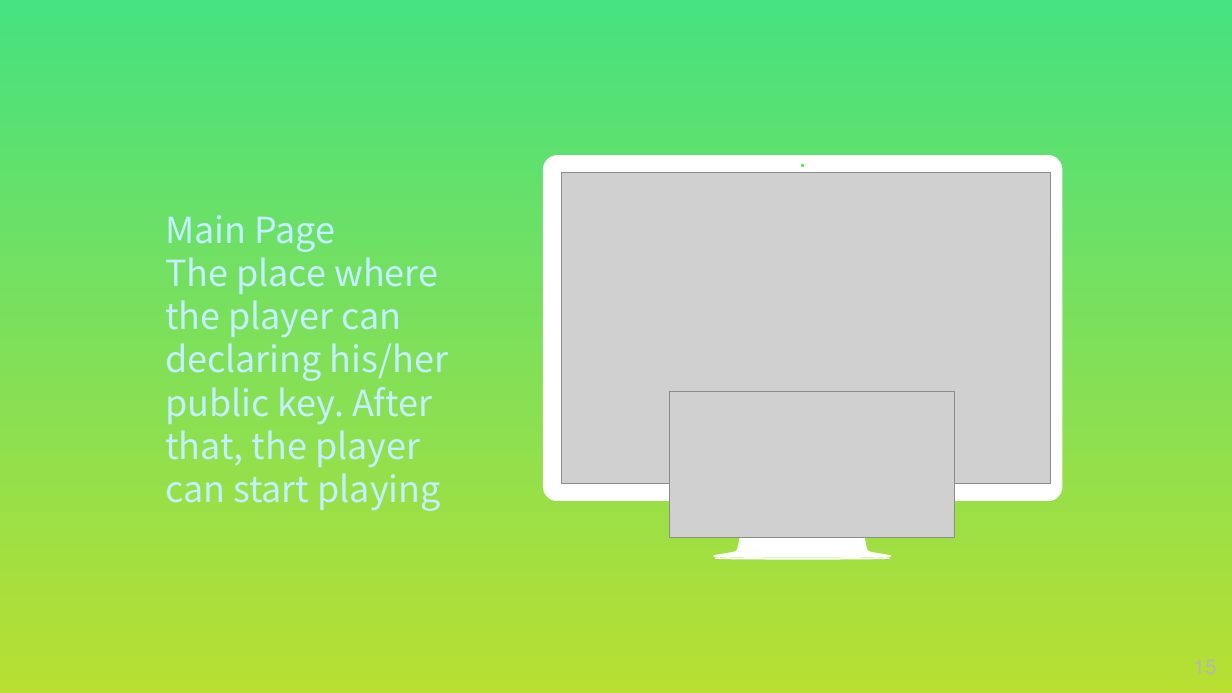
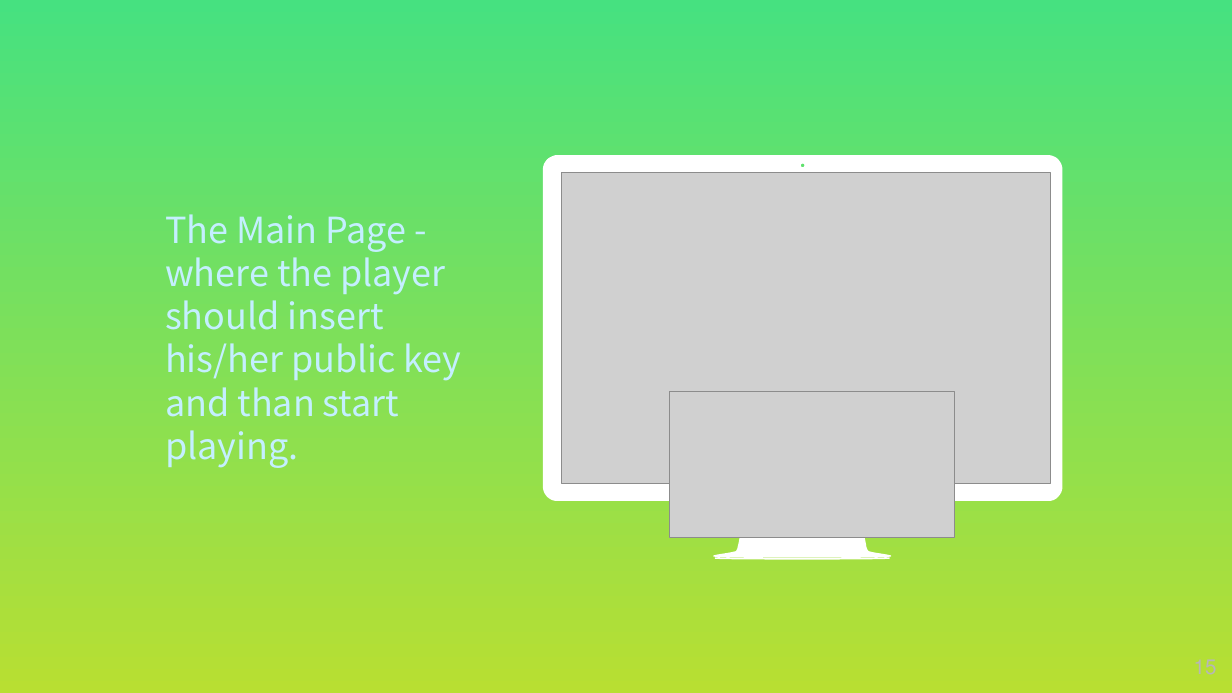
Before and after one commit to ronfri48/Play4Play, a slide deck: slide 15 of docs/Blockchain Final Project.pptx. Drawn at 1232x693 pixels with LibreOffice and Linux fonts; fonts in the diff are those of the drawing; grey boxes stand for pictures; background and template pictures are left out. Boxes give left, top, right and bottom in pixels: in the first picture for what was removed or moved away, otherwise in the second. Text is boxed around its words. In the diff, an @@ line names an element or a change of style, - is before the commit and + after.

```diff
--- a/docs/Blockchain Final Project.pptx
+++ b/docs/Blockchain Final Project.pptx
@@ text at <box>165,214,462,468</box>: text changed @@
-Main Page
-The place where the player can declaring his/her public key. After that, the player can start playing
+The Main Page - where the player should insert his/her public key and than start playing.
```
Also in this commit, not shown: 6 other slides changed, 1 slide added, 3 other files.
